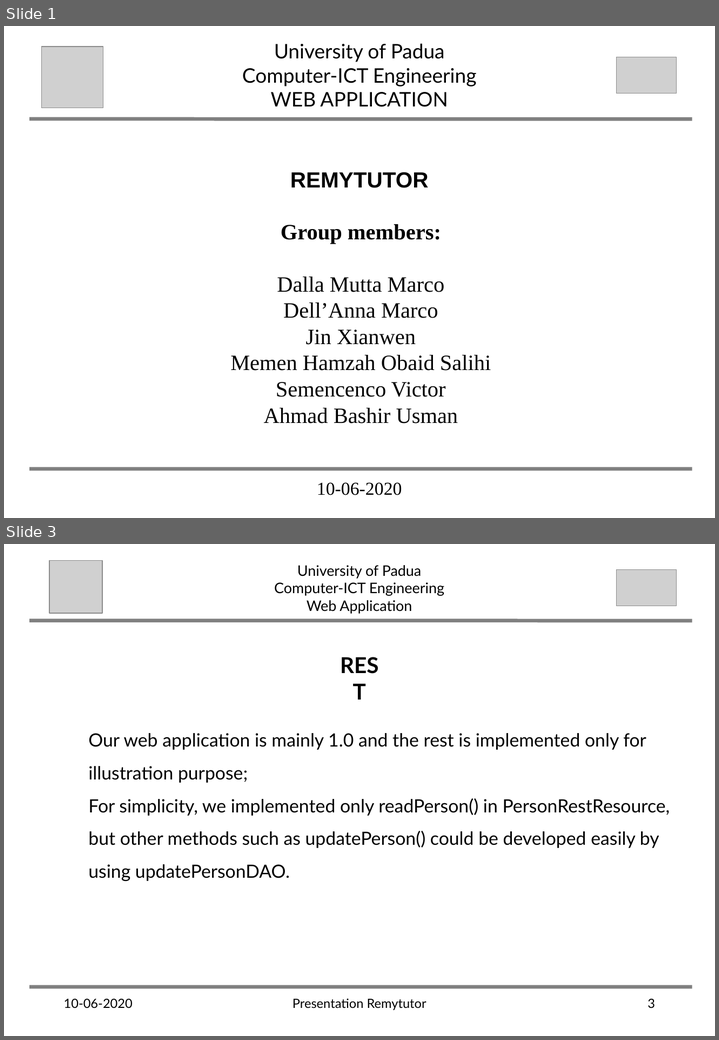
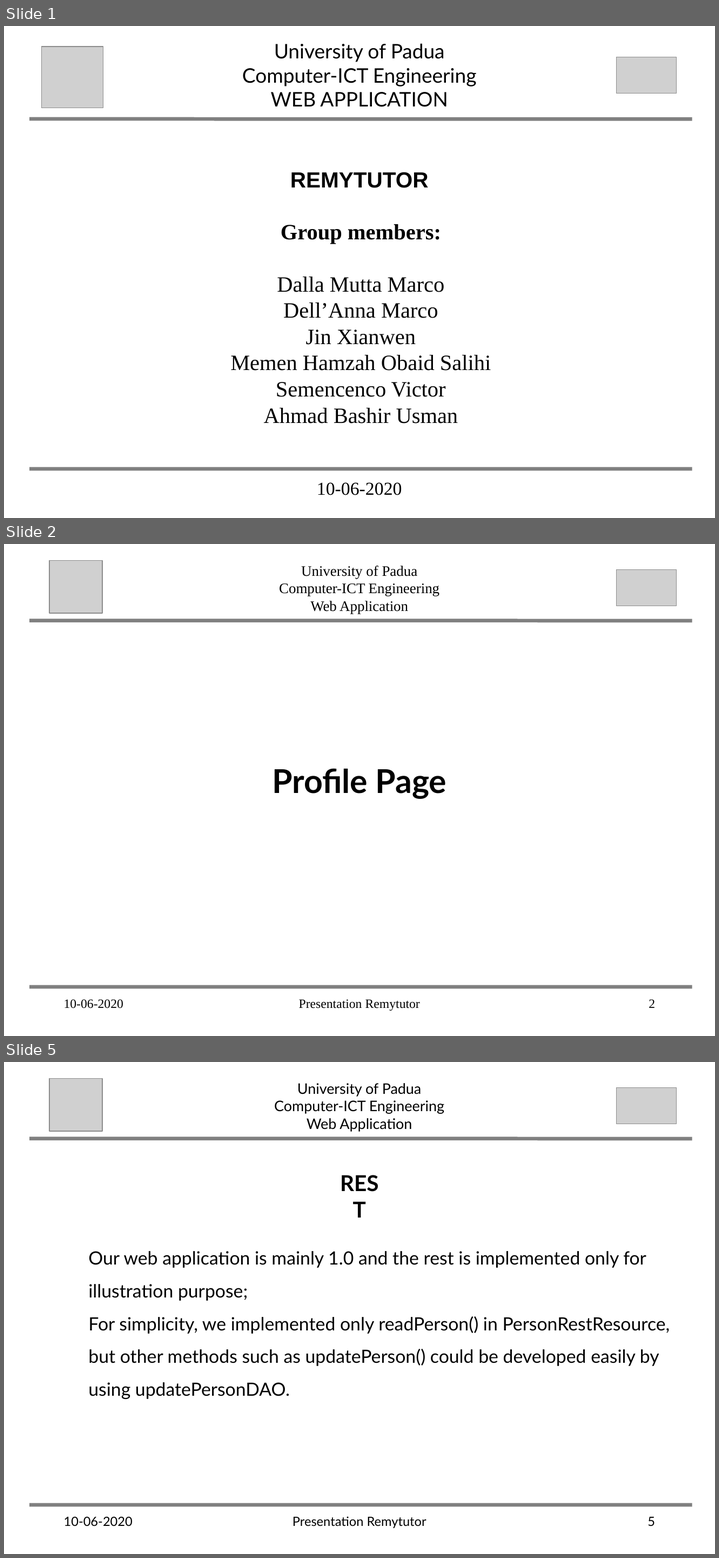
Before and after one commit to abahmadb/Web-Applications, a slide deck: HW2-RemuTutor-2019-2020 - Jin.ppt. Shown one above the other, each under a label of ours: slides 1 and 3 before the commit, slides 1, 2 and 5 after it; the slides between them are not shown. The pictures are 719x1040 and 719x1558 pixels, drawn with LibreOffice and Linux fonts; fonts in the diff are those of the drawing; grey boxes stand for pictures. Boxes give left, top, right and bottom in pixels: in the first picture for what was removed or moved away, otherwise in the second. Text is boxed around its words. In the diff, an @@ line names an element or a change of style, - is before the commit and + after.

```diff
--- a/HW2-RemuTutor-2019-2020 - Jin.ppt
+++ b/HW2-RemuTutor-2019-2020 - Jin.ppt
@@ slide 2 added at [4, 544, 715, 1036], background #FFFFFF @@
@@ picture added at [49, 560, 102, 614] @@
@@ text added at [279, 566, 439, 614], 16 pt, text #000000 @@
+University of Padua
+Computer-ICT Engineering
+Web Application
@@ picture added at [616, 569, 676, 606] @@
@@ line added from (32, 621) to (690, 621), #808080 4 pt @@
@@ text added at [272, 768, 446, 799], 36 pt, text #000000, bold @@
+Profile Page
@@ line added from (32, 986) to (690, 986), #808080 4 pt @@
@@ text added at [64, 999, 123, 1008], 14 pt, text #000000 @@
+10-06-2020
@@ text added at [299, 999, 420, 1011], 14 pt, text #000000 @@
+Presentation Remytutor
@@ page number added at [648, 999, 655, 1008], 14 pt, text #000000 @@
+2
@@ what was slide 3 is now slide 5 @@
@@ page number at [647, 1517, 655, 1526]: text changed @@
-3
+5
```
Also in this commit, not shown: 2 slides changed, 1 other slide added.
